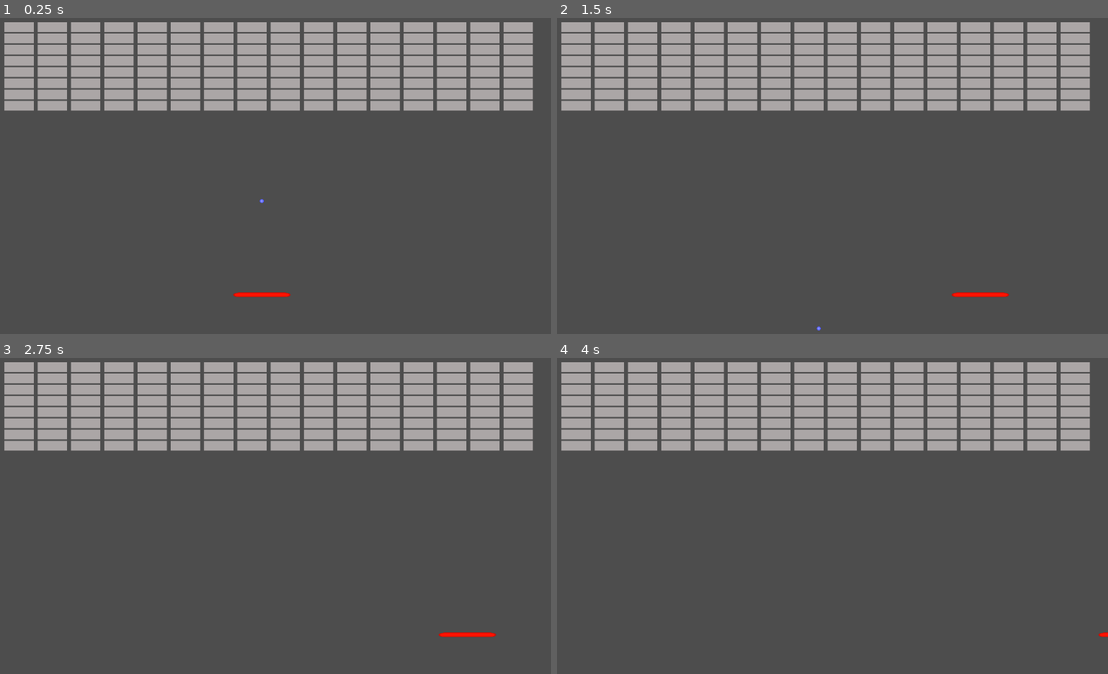
Above: before the commit, frames 1-4 (two rows, left to right).
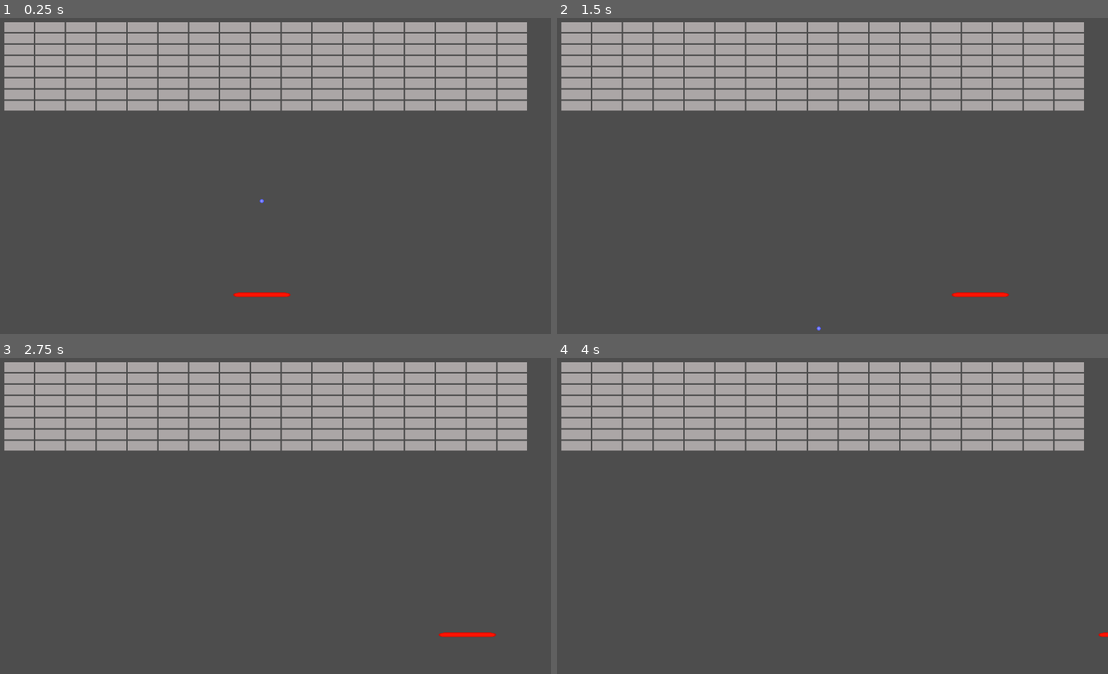
Above: after the commit, the same moments.

Repository: lordhaw/Breakout
Game: Godot game, scene res://Scenes/main.tscn
Same seed, same stepped clock (60 frames per second), same inputs: the game is played once before the commit and once after it.
Inputs:
- Up to frame 1 (0.25 s): no input
- Up to frame 2 (1.5 s): tap Enter at 0.5 s; hold D (Right) 0.53-1.28 s; hold A (Left) from 1.28 s (still down)
- Up to frame 3 (2.75 s): release A (Left) at 2.03 s; hold D (Right) from 2.03 s (still down)
- Up to frame 4 (4 s): tap Space at 3.5 s; release D (Right) at 3.53 s; hold A (Left) from 3.53 s (still down)

The runs differ from the first frame. In frame 1, 4.1% of the frame differs, in the area x 6-97%, y 1-30%; in frame 2, 4.1%; in frame 3, 4.1%; in frame 4, 4.1%.

Commit message:
June 25th updates
changes made to the spawn_brick function

Diff:
--- a/Scripts/brick.gd
+++ b/Scripts/brick.gd
@@ -3,6 +3,7 @@
 class_name Brick
 
 static func get_brick_size():
-	var brick_x=70
+	# adjusting these will adjust the gap between bricks
+	var brick_x=65
 	var brick_y=25
 	return Vector2(brick_x,brick_y)
--- a/Scripts/game_logic.gd
+++ b/Scripts/game_logic.gd
@@ -19,15 +19,14 @@
 
 func spawn_brick():
 	var viewport_size=get_viewport_rect().size
-	var rows=(viewport_size.x/2 / brick_size.x) # if you add numbers to the end you can increase rows
-	var columns=(viewport_size.y/2 / brick_size.y)+4 #this adds 4 columns to the calculated number
+	var rows = 8
+	var columns=(viewport_size.x/2 / brick_size.x)+9
+	print(viewport_size.x)
 	for col in range(columns):
 		for row in range(rows):
-			var new_brick = brick.instantiate() #adds a new brick from the brick scene
+			var new_brick = brick.instantiate()
 			# sets the position of a brick; The -2 for the x and y reduces gap between bricks
 			# the addition to x pads space from the left to center while the addition to y pads space
 			# from the top to leave gap at top
-			print("col"+str(col))
-			print("row"+str(row))
 			new_brick.global_position = Vector2(((brick_size.x-2) * col+65) , ((brick_size.y-2) * row+20))
 			brick_node.add_child(new_brick)
